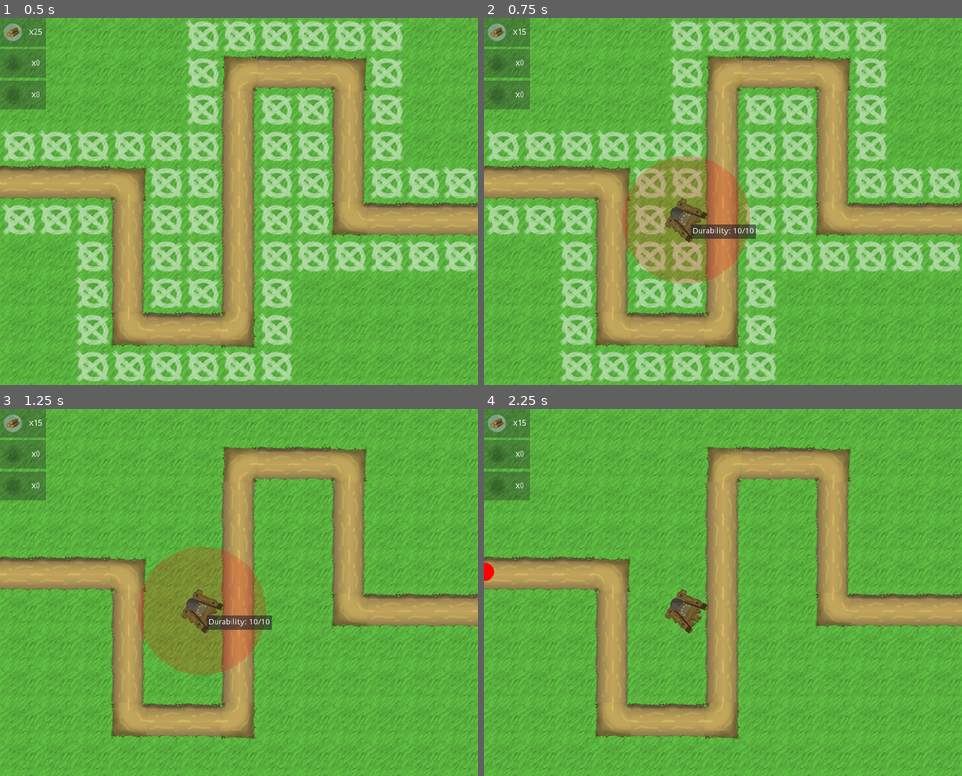
Above: before the commit, frames 1-4 (two rows, left to right).
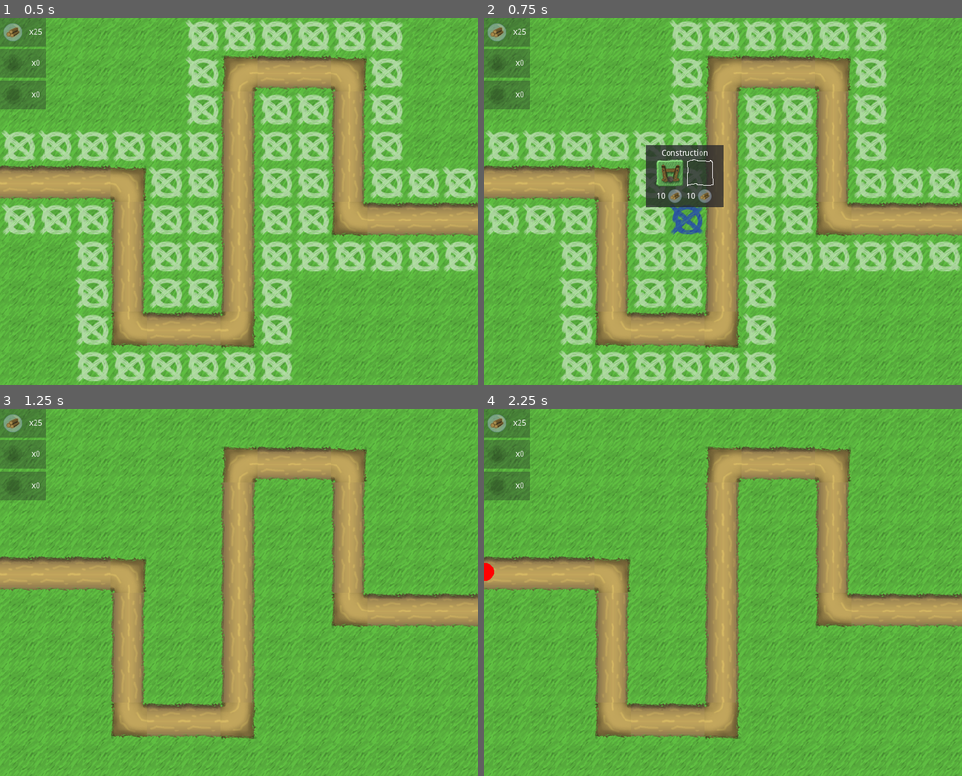
Above: after the commit, the same moments.

Repository: clprod/PAJJam
Game: Godot game, scene res://scenes/game.tscn
Two runs of this game, one before a commit and one after it. Both use one fixed random seed, a clock stepped at 60 frames per second and the inputs below.
Inputs (mouse positions are in pixels of both pictures, inside the frame that each line leads up to):
- Up to frame 1 (0.5 s): no input
- Up to frame 2 (0.75 s): tap Enter (ui_accept) at 0.5 s; move the mouse to (684, 219) at 0.52 s; click (684, 219) at 0.67 s
- Up to frame 3 (1.25 s): tap Enter (ui_accept) at 0.77 s
- Up to frame 4 (2.25 s): click (684, 610) at 1.42 s; tap Enter (ui_accept) at 1.52, 2 s; move the mouse to (770, 511) at 2.02 s; click (770, 511) at 2.17 s

Frame 1 is identical in both runs. In frame 2, 8.0% of the frame differs, in the area x 7-57%, y 2-73%; in frame 3, 7.3%; in frame 4, 0.6%.

Commit message:
construction menu

Diff:
--- a/scenes/game.tscn
+++ b/scenes/game.tscn
@@ -8,6 +8,9 @@
 [ext_resource path="res://textures/fire.png" type="Texture" id=6]
 [ext_resource path="res://textures/ice.png" type="Texture" id=7]
 [ext_resource path="res://textures/wood.png" type="Texture" id=8]
+[ext_resource path="res://scenes/ui/construction_menu.tscn" type="PackedScene" id=9]
+[ext_resource path="res://scenes/towers/tower_projectile.tscn" type="PackedScene" id=10]
+[ext_resource path="res://scenes/towers/tower_aoe.tscn" type="PackedScene" id=11]
 
 [node name="game" type="Node2D" index="0"]
 
@@ -73,6 +76,12 @@
 
 texture = ExtResource( 8 )
 
+[node name="construction_menu" parent="ui" index="4" instance=ExtResource( 9 )]
+
+_sections_unfolded = [ "Mouse", "Rect" ]
+projectile_tower_base = ExtResource( 10 )
+aoe_tower_base = ExtResource( 11 )
+
 [connection signal="fire_changed" from="." to="ui/ressource_fire" method="set_amount"]
 
 [connection signal="ice_changed" from="." to="ui/ressource_ice" method="set_amount"]
--- a/scenes/tower_place.tscn
+++ b/scenes/tower_place.tscn
@@ -1,9 +1,7 @@
-[gd_scene load_steps=6 format=2]
+[gd_scene load_steps=4 format=2]
 
 [ext_resource path="res://textures/spot.png" type="Texture" id=1]
 [ext_resource path="res://scripts/tower_place.gd" type="Script" id=2]
-[ext_resource path="res://scenes/towers/tower_projectile.tscn" type="PackedScene" id=3]
-[ext_resource path="res://scenes/towers/tower_aoe.tscn" type="PackedScene" id=4]
 
 [sub_resource type="RectangleShape2D" id=1]
 
@@ -16,8 +14,7 @@
 region_rect = Rect2( 0, 64, 32, 32 )
 script = ExtResource( 2 )
 _sections_unfolded = [ "Visibility" ]
-projectile_tower_base = ExtResource( 3 )
-aoe_tower_base = ExtResource( 4 )
+construction_menu = null
 
 [node name="Area2D" type="Area2D" parent="." index="0"]
 
--- /dev/null
+++ b/scenes/ui/construction_menu.tscn
@@ -0,0 +1,305 @@
+[gd_scene load_steps=5 format=2]
+
+[ext_resource path="res://scripts/construction_menu.gd" type="Script" id=1]
+[ext_resource path="res://textures/tower_projectile_icon.png" type="Texture" id=2]
+[ext_resource path="res://textures/wood_icon.png" type="Texture" id=3]
+[ext_resource path="res://textures/aoe_button.png" type="Texture" id=4]
+
+[node name="construction_menu" type="Control" index="0"]
+
+anchor_left = 0.0
+anchor_top = 0.0
+anchor_right = 0.0
+anchor_bottom = 0.0
+rect_pivot_offset = Vector2( 0, 0 )
+rect_clip_content = false
+mouse_filter = 1
+mouse_default_cursor_shape = 0
+size_flags_horizontal = 1
+size_flags_vertical = 1
+script = ExtResource( 1 )
+_sections_unfolded = [ "Mouse" ]
+projectile_tower_base = null
+aoe_tower_base = null
+
+[node name="Control" type="Control" parent="." index="0"]
+
+anchor_left = 0.0
+anchor_top = 0.0
+anchor_right = 0.0
+anchor_bottom = 0.0
+margin_left = -70.0
+margin_top = -130.0
+margin_right = 65.0
+margin_bottom = -22.0
+rect_pivot_offset = Vector2( 0, 0 )
+rect_clip_content = false
+mouse_filter = 0
+mouse_default_cursor_shape = 0
+size_flags_horizontal = 1
+size_flags_vertical = 1
+
+[node name="Panel" type="Panel" parent="Control" index="0"]
+
+self_modulate = Color( 1, 1, 1, 0.77349 )
+anchor_left = 0.0
+anchor_top = 0.0
+anchor_right = 1.0
+anchor_bottom = 1.0
+rect_pivot_offset = Vector2( 0, 0 )
+rect_clip_content = false
+mouse_filter = 0
+mouse_default_cursor_shape = 0
+size_flags_horizontal = 1
+size_flags_vertical = 1
+_sections_unfolded = [ "Visibility" ]
+
+[node name="VBoxContainer" type="VBoxContainer" parent="Control/Panel" index="0"]
+
+anchor_left = 0.5
+anchor_top = 0.5
+anchor_right = 0.5
+anchor_bottom = 0.5
+margin_left = -50.0
+margin_top = -47.0
+margin_right = 50.0
+margin_bottom = 47.0
+rect_pivot_offset = Vector2( 0, 0 )
+rect_clip_content = false
+mouse_filter = 1
+mouse_default_cursor_shape = 0
+size_flags_horizontal = 1
+size_flags_vertical = 1
+alignment = 0
+
+[node name="Label" type="Label" parent="Control/Panel/VBoxContainer" index="0"]
+
+anchor_left = 0.0
+anchor_top = 0.0
+anchor_right = 0.0
+anchor_bottom = 0.0
+margin_right = 100.0
+margin_bottom = 14.0
+rect_pivot_offset = Vector2( 0, 0 )
+rect_clip_content = false
+mouse_filter = 2
+mouse_default_cursor_shape = 0
+size_flags_horizontal = 1
+size_flags_vertical = 4
+text = "Construction"
+align = 1
+valign = 1
+percent_visible = 1.0
+lines_skipped = 0
+max_lines_visible = -1
+_sections_unfolded = [ "Margin" ]
+
+[node name="HBoxContainer" type="HBoxContainer" parent="Control/Panel/VBoxContainer" index="1"]
+
+anchor_left = 0.0
+anchor_top = 0.0
+anchor_right = 0.0
+anchor_bottom = 0.0
+margin_top = 18.0
+margin_right = 100.0
+margin_bottom = 94.0
+rect_pivot_offset = Vector2( 0, 0 )
+rect_clip_content = false
+mouse_filter = 1
+mouse_default_cursor_shape = 0
+size_flags_horizontal = 1
+size_flags_vertical = 1
+alignment = 0
+
+[node name="VBoxContainer" type="VBoxContainer" parent="Control/Panel/VBoxContainer/HBoxContainer" index="0"]
+
+anchor_left = 0.0
+anchor_top = 0.0
+anchor_right = 0.0
+anchor_bottom = 0.0
+margin_right = 48.0
+margin_bottom = 76.0
+rect_pivot_offset = Vector2( 0, 0 )
+rect_clip_content = false
+mouse_filter = 1
+mouse_default_cursor_shape = 0
+size_flags_horizontal = 1
+size_flags_vertical = 1
+alignment = 0
+
+[node name="proj_button" type="TextureButton" parent="Control/Panel/VBoxContainer/HBoxContainer/VBoxContainer" index="0"]
+
+anchor_left = 0.0
+anchor_top = 0.0
+anchor_right = 0.0
+anchor_bottom = 0.0
+margin_right = 48.0
+margin_bottom = 48.0
+rect_pivot_offset = Vector2( 0, 0 )
+rect_clip_content = false
+focus_mode = 2
+mouse_filter = 0
+mouse_default_cursor_shape = 0
+size_flags_horizontal = 1
+size_flags_vertical = 1
+toggle_mode = false
+enabled_focus_mode = 2
+shortcut = null
+group = null
+texture_normal = ExtResource( 2 )
+_sections_unfolded = [ "Rect", "Textures" ]
+
+[node name="HBoxContainer" type="HBoxContainer" parent="Control/Panel/VBoxContainer/HBoxContainer/VBoxContainer" index="1"]
+
+anchor_left = 0.0
+anchor_top = 0.0
+anchor_right = 0.0
+anchor_bottom = 0.0
+margin_top = 52.0
+margin_right = 48.0
+margin_bottom = 76.0
+rect_pivot_offset = Vector2( 0, 0 )
+rect_clip_content = false
+mouse_filter = 1
+mouse_default_cursor_shape = 0
+size_flags_horizontal = 1
+size_flags_vertical = 1
+alignment = 0
+
+[node name="Label" type="Label" parent="Control/Panel/VBoxContainer/HBoxContainer/VBoxContainer/HBoxContainer" index="0"]
+
+anchor_left = 0.0
+anchor_top = 0.0
+anchor_right = 0.0
+anchor_bottom = 0.0
+margin_top = 5.0
+margin_right = 16.0
+margin_bottom = 19.0
+rect_pivot_offset = Vector2( 0, 0 )
+rect_clip_content = false
+mouse_filter = 2
+mouse_default_cursor_shape = 0
+size_flags_horizontal = 1
+size_flags_vertical = 4
+text = "10"
+percent_visible = 1.0
+lines_skipped = 0
+max_lines_visible = -1
+
+[node name="TextureRect" type="TextureRect" parent="Control/Panel/VBoxContainer/HBoxContainer/VBoxContainer/HBoxContainer" index="1"]
+
+anchor_left = 0.0
+anchor_top = 0.0
+anchor_right = 0.0
+anchor_bottom = 0.0
+margin_left = 20.0
+margin_right = 44.0
+margin_bottom = 24.0
+rect_pivot_offset = Vector2( 0, 0 )
+rect_clip_content = false
+mouse_filter = 1
+mouse_default_cursor_shape = 0
+size_flags_horizontal = 1
+size_flags_vertical = 1
+texture = ExtResource( 3 )
+stretch_mode = 0
+_sections_unfolded = [ "Rect" ]
+
+[node name="VBoxContainer2" type="VBoxContainer" parent="Control/Panel/VBoxContainer/HBoxContainer" index="1"]
+
+anchor_left = 0.0
+anchor_top = 0.0
+anchor_right = 0.0
+anchor_bottom = 0.0
+margin_left = 52.0
+margin_right = 100.0
+margin_bottom = 76.0
+rect_pivot_offset = Vector2( 0, 0 )
+rect_clip_content = false
+mouse_filter = 1
+mouse_default_cursor_shape = 0
+size_flags_horizontal = 1
+size_flags_vertical = 1
+alignment = 0
+
+[node name="aoe_button" type="TextureButton" parent="Control/Panel/VBoxContainer/HBoxContainer/VBoxContainer2" index="0"]
+
+anchor_left = 0.0
+anchor_top = 0.0
+anchor_right = 0.0
+anchor_bottom = 0.0
+margin_right = 48.0
+margin_bottom = 48.0
+rect_pivot_offset = Vector2( 0, 0 )
+rect_clip_content = false
+focus_mode = 2
+mouse_filter = 0
+mouse_default_cursor_shape = 0
+size_flags_horizontal = 1
+size_flags_vertical = 1
+toggle_mode = false
+enabled_focus_mode = 2
+shortcut = null
+group = null
+texture_normal = ExtResource( 4 )
+_sections_unfolded = [ "Rect", "Textures" ]
+
+[node name="HBoxContainer" type="HBoxContainer" parent="Control/Panel/VBoxContainer/HBoxContainer/VBoxContainer2" index="1"]
+
+anchor_left = 0.0
+anchor_top = 0.0
+anchor_right = 0.0
+anchor_bottom = 0.0
+margin_top = 52.0
+margin_right = 48.0
+margin_bottom = 76.0
+rect_pivot_offset = Vector2( 0, 0 )
+rect_clip_content = false
+mouse_filter = 1
+mouse_default_cursor_shape = 0
+size_flags_horizontal = 1
+size_flags_vertical = 1
+alignment = 0
+
+[node name="Label" type="Label" parent="Control/Panel/VBoxContainer/HBoxContainer/VBoxContainer2/HBoxContainer" index="0"]
+
+anchor_left = 0.0
+anchor_top = 0.0
+anchor_right = 0.0
+anchor_bottom = 0.0
+margin_top = 5.0
+margin_right = 16.0
+margin_bottom = 19.0
+rect_pivot_offset = Vector2( 0, 0 )
+rect_clip_content = false
+mouse_filter = 2
+mouse_default_cursor_shape = 0
+size_flags_horizontal = 1
+size_flags_vertical = 4
+text = "10"
+percent_visible = 1.0
+lines_skipped = 0
+max_lines_visible = -1
+
+[node name="TextureRect" type="TextureRect" parent="Control/Panel/VBoxContainer/HBoxContainer/VBoxContainer2/HBoxContainer" index="1"]
+
+anchor_left = 0.0
+anchor_top = 0.0
+anchor_right = 0.0
+anchor_bottom = 0.0
+margin_left = 20.0
+margin_right = 44.0
+margin_bottom = 24.0
+rect_pivot_offset = Vector2( 0, 0 )
+rect_clip_content = false
+mouse_filter = 1
+mouse_default_cursor_shape = 0
+size_flags_horizontal = 1
+size_flags_vertical = 1
+texture = ExtResource( 3 )
+stretch_mode = 0
+_sections_unfolded = [ "Rect" ]
+
+[connection signal="pressed" from="Control/Panel/VBoxContainer/HBoxContainer/VBoxContainer/proj_button" to="." method="_on_proj_button_pressed"]
+
+[connection signal="pressed" from="Control/Panel/VBoxContainer/HBoxContainer/VBoxContainer2/aoe_button" to="." method="_on_aoe_button_pressed"]
--- /dev/null
+++ b/scripts/construction_menu.gd
@@ -0,0 +1,24 @@
+extends Control
+
+export(PackedScene) var projectile_tower_base
+export(PackedScene) var aoe_tower_base
+
+var tower_place
+
+func _on_proj_button_pressed():
+	place_tower(projectile_tower_base.instance())
+	hide()
+	remove_tower_place()
+
+func _on_aoe_button_pressed():
+	place_tower(aoe_tower_base.instance())
+	hide()
+	remove_tower_place()
+
+func place_tower(tower):
+	tower.position = tower_place.position
+	get_node("/root/game/towers").add_child(tower)
+	get_node("/root/game").change_wood(-10)
+
+func remove_tower_place():
+	tower_place.queue_free()
--- a/scripts/tower_place.gd
+++ b/scripts/tower_place.gd
@@ -1,22 +1,18 @@
 extends Sprite
 
-export(PackedScene) var projectile_tower_base
-export(PackedScene) var aoe_tower_base
+export(PackedScene) var construction_menu
 
 func _on_Area2D_input_event(viewport, event, shape_idx):
 	if event is InputEventMouseButton and event.pressed:
-		var tower
-		if randi() % 100  < 50:
-			tower = aoe_tower_base.instance()
-		else:
-			tower = projectile_tower_base.instance()
-		tower.position = position
-		get_node("/root/game/towers").add_child(tower)
-		get_node("/root/game").change_wood(-10)
-		queue_free()
+		var menu = get_node("/root/game/ui/construction_menu")
+		menu.show()
+		menu.rect_position = global_position
+		menu.tower_place = self
 
 func _on_Area2D_mouse_entered():
 	self_modulate = Color(0, 0, 1, 1)
 
 func _on_Area2D_mouse_exited():
 	self_modulate = Color(1, 1, 1, 1)
+	var menu = get_node("/root/game/ui/construction_menu")
+	menu.hide()
--- a/tilesets/tileset2.tres
+++ b/tilesets/tileset2.tres
@@ -5,6 +5,12 @@
 [ext_resource path="res://textures/sol.png" type="Texture" id=3]
 [ext_resource path="res://textures/sol_2.png" type="Texture" id=4]
 [ext_resource path="res://textures/coin_bas_droit.png" type="Texture" id=5]
+
+
+
+
+
+
 
 [resource]
 
--- a/tilesets/tileset2.tscn
+++ b/tilesets/tileset2.tscn
@@ -5,6 +5,12 @@
 [ext_resource path="res://textures/sol.png" type="Texture" id=3]
 [ext_resource path="res://textures/sol_2.png" type="Texture" id=4]
 [ext_resource path="res://textures/coin_bas_droit.png" type="Texture" id=5]
+
+
+
+
+
+
 
 [node name="tileset2" type="Node2D" index="0"]
 
Not shown: 1 places in scenes/game.tscn that only renumber resources
Binary file added: textures/aoe_button.png
Not shown, added: textures/aoe_button.png.import
Not shown, added: textures/projectile.png.import
Binary file added: textures/tower_projectile_icon.png
Not shown, added: textures/tower_projectile_icon.png.import
Binary file added: textures/wood_icon.png
Not shown, added: textures/wood_icon.png.import
